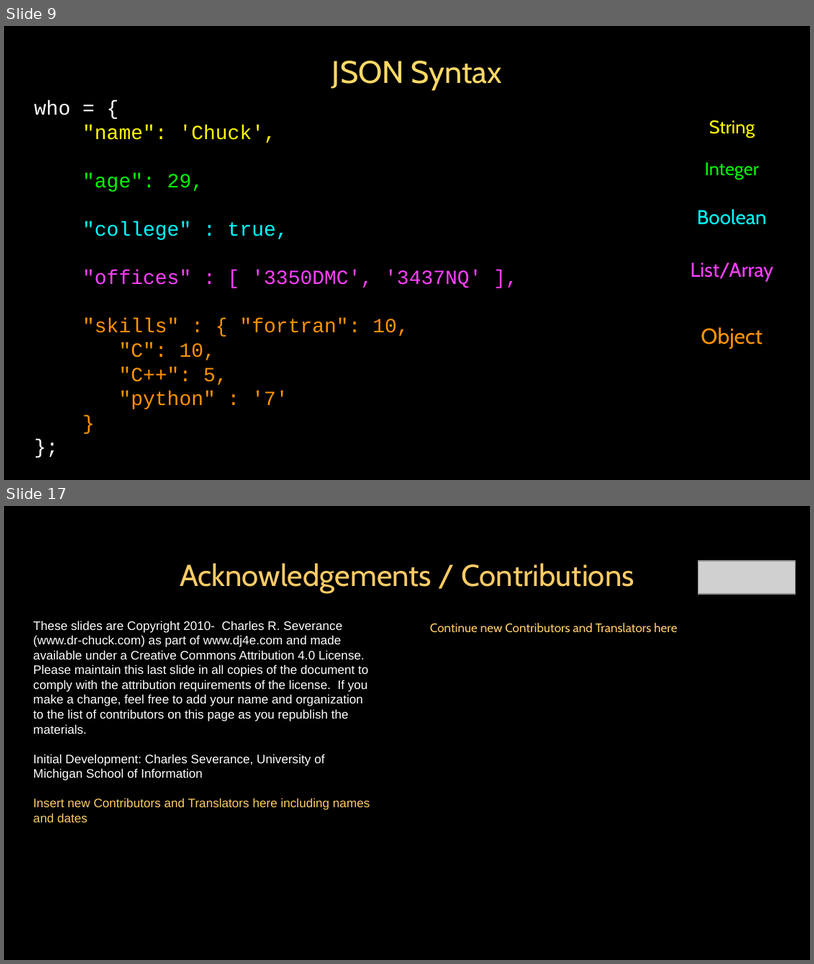
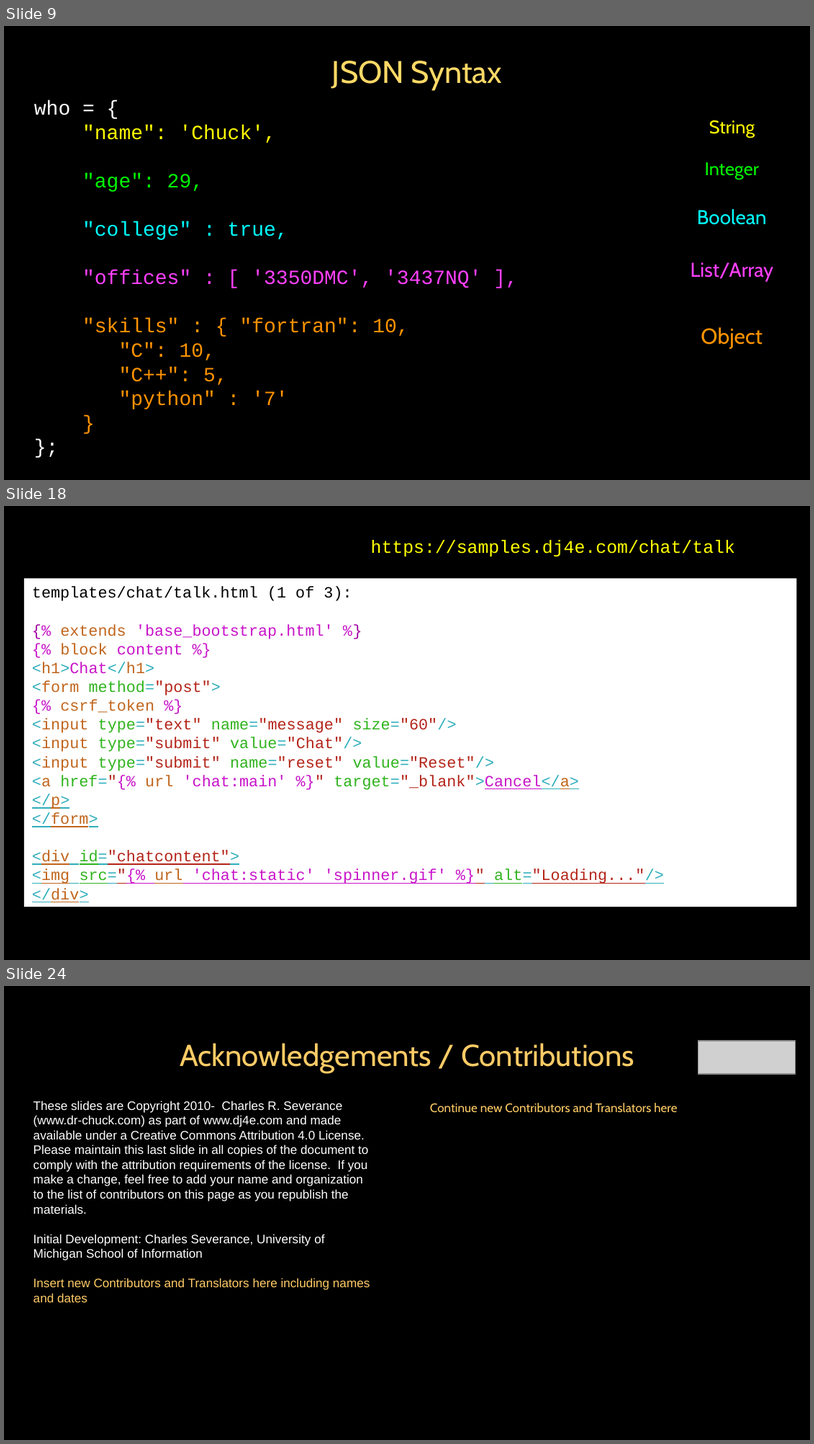
Before and after one commit to csev/dj4e, a slide deck: lectures/JS-04-JSON.ppt. Shown one above the other, each under a label of ours: slides 9 and 17 before the commit, slides 9, 18 and 24 after it; the slides between them are not shown. The pictures are 814x964 and 814x1444 pixels, drawn with LibreOffice and Linux fonts; fonts in the diff are those of the drawing; grey boxes stand for pictures. Boxes give left, top, right and bottom in pixels: in the first picture for what was removed or moved away, otherwise in the second. Text is boxed around its words. In the diff, an @@ line names an element or a change of style, - is before the commit and + after.

```diff
--- a/lectures/JS-04-JSON.ppt
+++ b/lectures/JS-04-JSON.ppt
@@ slide 18 added at (4, 506, 810, 960), background #000000; not listed: 1 template element that a slide beside it also shows @@
@@ text added at (371, 540, 736, 556), 16 pt, text #FFFF00 @@
+https://samples.dj4e.com/chat/talk
@@ rectangle added at (24, 579, 797, 907), fill #FFFFFF, 14 pt, text #B42419 @@
+templates/chat/talk.html (1 of 3):
+{% extends 'base_bootstrap.html' %}
+{% block content %}
+<h1>Chat</h1>
+<form method="post">
+{% csrf_token %}
+<input type="text" name="message" size="60"/>
+<input type="submit" value="Chat"/>
+<input type="submit" name="reset" value="Reset"/>
+<a href="{% url 'chat:main' %}" target="_blank">Cancel</a>
+</p>
+</form>
+<div id="chatcontent">
+<img src="{% url 'chat:static' 'spinner.gif' %}" alt="Loading..."/>
+</div>
@@ what was slide 17 is now slide 24 @@
```
Also in this commit, not shown: 3 slides changed, 12 other slides added, 6 slides removed.
